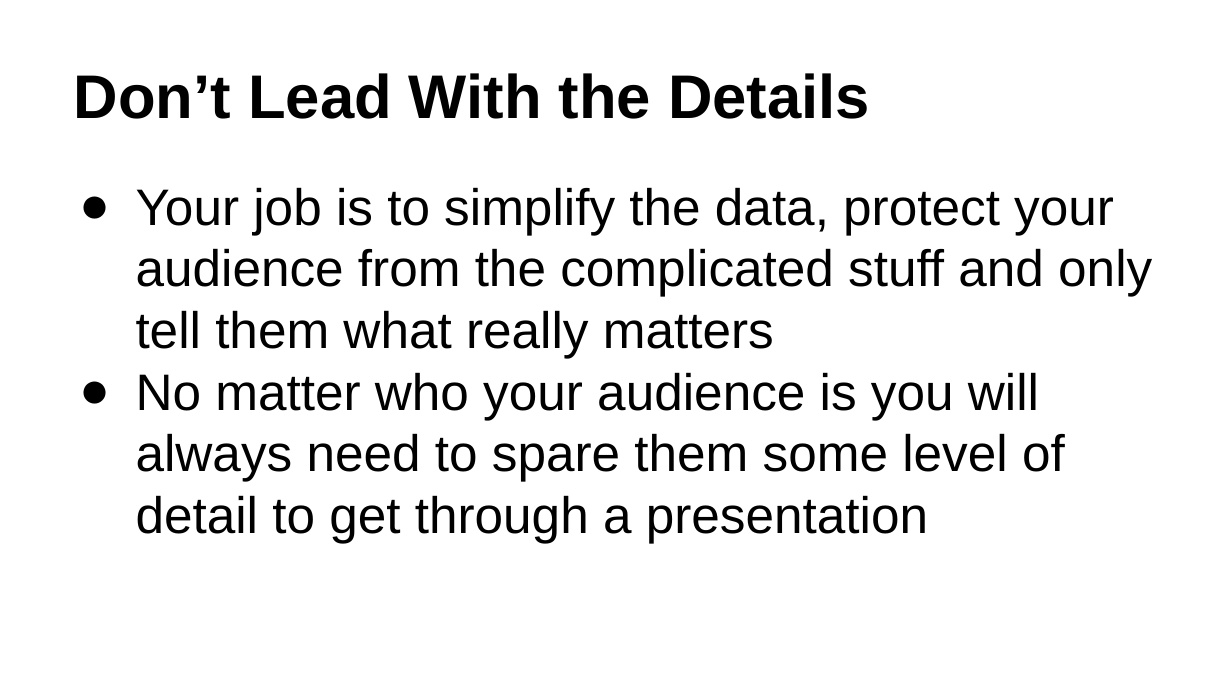
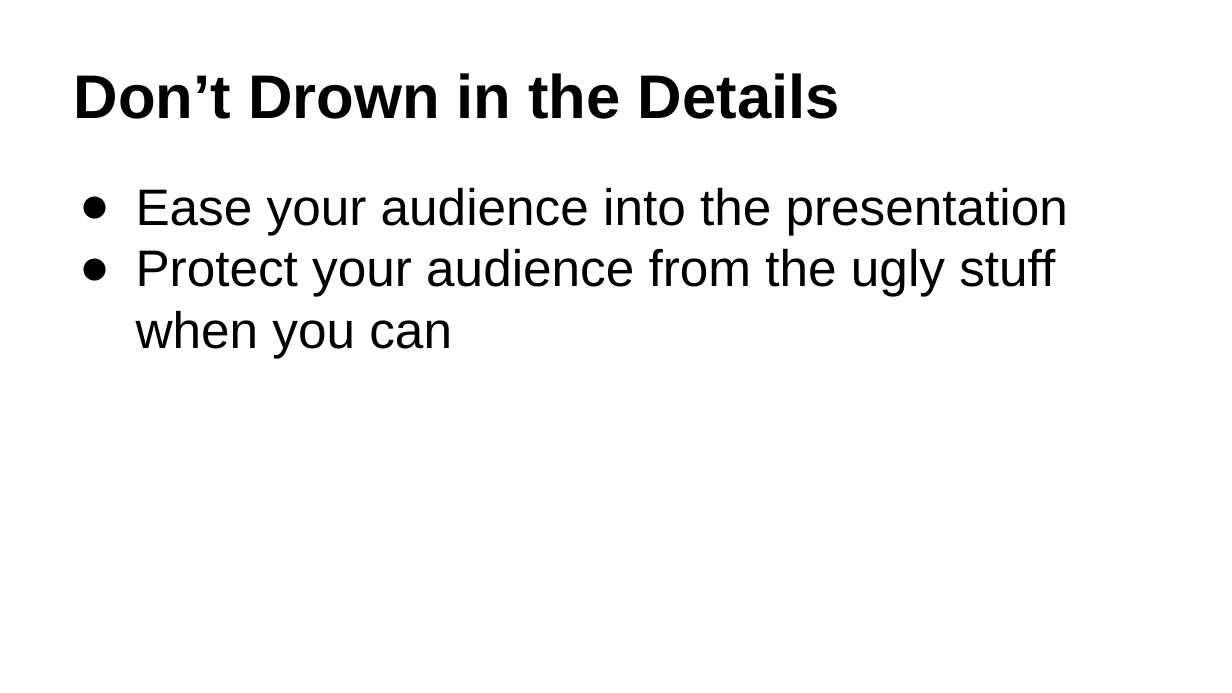
Before and after one commit to qwwqwwq/IPEDS, a slide deck: slide 25 of Data Analysis and Presentation.pptx (slide 15 before the commit). Drawn at 1232x693 pixels with LibreOffice and Linux fonts; fonts in the diff are those of the drawing. Boxes give left, top, right and bottom in pixels: in the first picture for what was removed or moved away, otherwise in the second. Text is boxed around its words. In the diff, an @@ line names an element or a change of style, - is before the commit and + after.

```diff
--- a/Data Analysis and Presentation.pptx
+++ b/Data Analysis and Presentation.pptx
@@ title at (74,73,840,119): text changed @@
-Don’t Lead With the Details
+Don’t Drown in the Details
@@ text at (136,187,1068,358): text changed @@
-● Your job is to simplify the data, protect your audience from the complicated stuff and only tell them what really matters
-● No matter who your audience is you will always need to spare them some level of detail to get through a presentation
+● Ease your audience into the presentation
+● Protect your audience from the ugly stuff when you can
```
Also in this commit, not shown: 4 other slides changed, 11 slides added, 1 slide removed, 3 other files.
